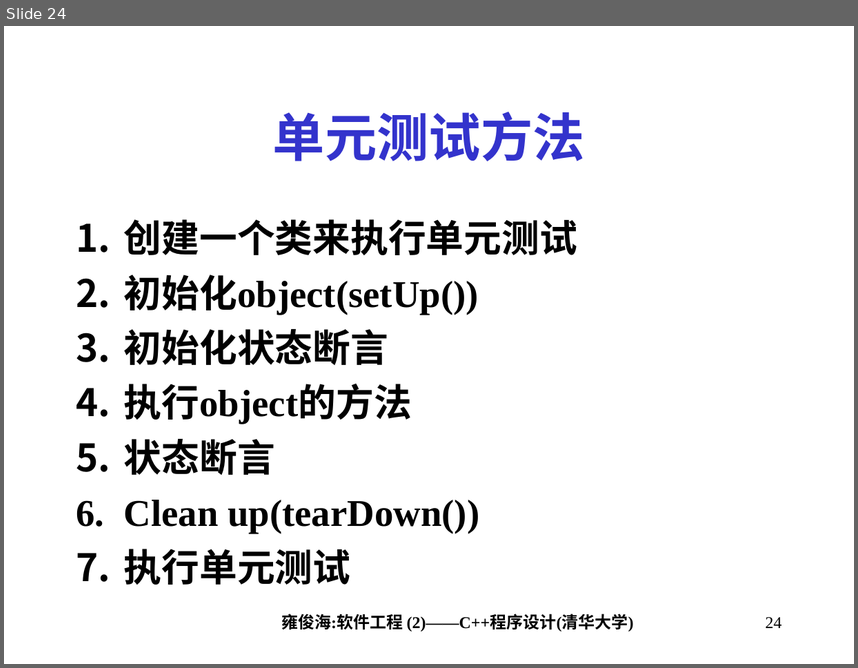
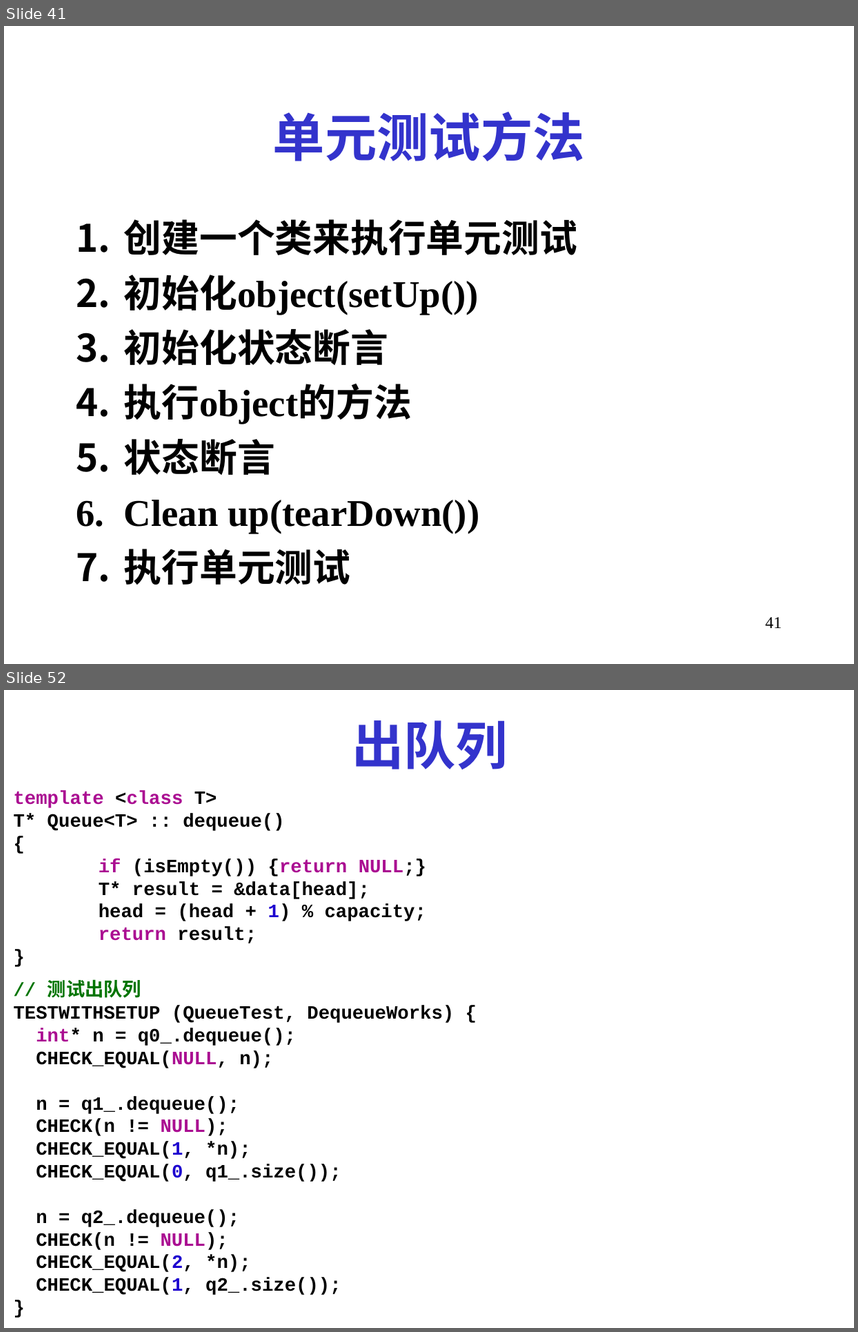
Before and after one commit to Moirai7/GTestLite, a slide deck: 第14讲_程序调试与验证.ppt. Shown one above the other, each under a label of ours: slide 24 before the commit, slides 41 and 52 after it; the slides between them are not shown. The pictures are 858x668 and 858x1332 pixels, drawn with LibreOffice and Linux fonts; fonts in the diff are those of the drawing. Boxes give left, top, right and bottom in pixels: in the first picture for what was removed or moved away, otherwise in the second. Text is boxed around its words. In the diff, an @@ line names an element or a change of style, - is before the commit and + after.

```diff
--- a/第14讲_程序调试与验证.ppt
+++ b/第14讲_程序调试与验证.ppt
@@ slide 52 added at (4,690,854,1328), background #FFFFFF @@
@@ title added at (352,720,508,769), 44 pt, text #3333CC, bold @@
+出队列
@@ text added at (14,791,426,943), 16 pt, text #000000, bold @@
+template <class T>
+T* Queue<T> :: dequeue()
+{
+if (isEmpty()) {return NULL;}
+T* result = &data[head];
+head = (head + 1) % capacity;
+return result;
+}
@@ text added at (14,979,454,1294), 16 pt, text #000000, bold @@
+// 测试出队列
+TESTWITHSETUP (QueueTest, DequeueWorks) {
+int* n = q0_.dequeue();
+CHECK_EQUAL(NULL, n);
+n = q1_.dequeue();
+CHECK(n != NULL);
+CHECK_EQUAL(1, *n);
+CHECK_EQUAL(0, q1_.size());
+n = q2_.dequeue();
+CHECK(n != NULL);
+CHECK_EQUAL(2, *n);
+CHECK_EQUAL(1, q2_.size());
+}
@@ what was slide 24 is now slide 41 @@
@@ slide 41 changed as well @@
@@ text removed at (281,613,634,631) @@
-雍俊海:软件工程 (2)——C++程序设计(清华大学)
@@ page number at (765,617,782,628): text changed @@
-24
+41
```
Also in this commit, not shown: 30 other slides changed, 49 other slides added, 3 slides removed, 20 other files.
